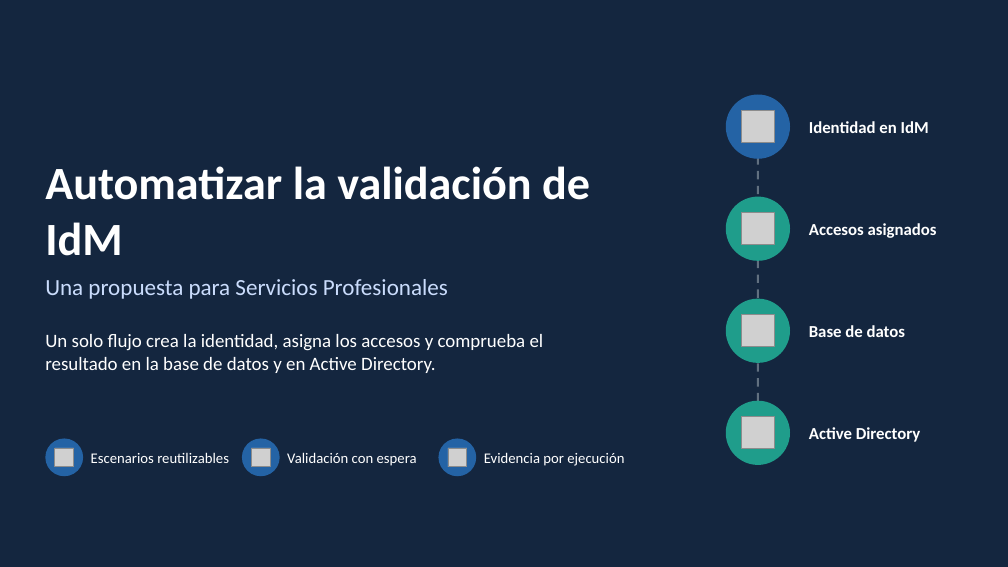
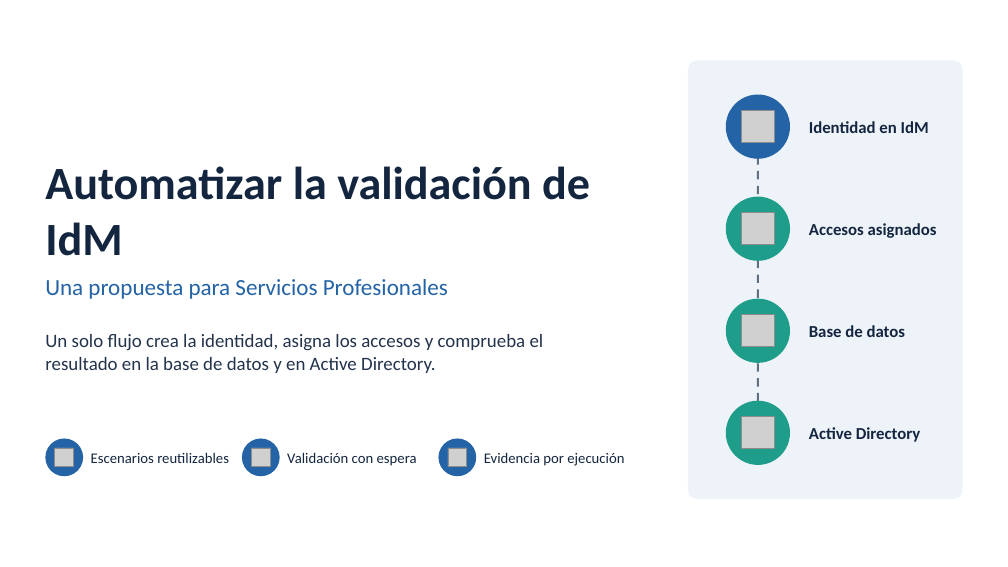
Before and after one commit to pepaooo/idm-test-framework, a slide deck: slide 1 of docs/presentations/propuesta-ejecutiva-idm-test-framework-v3.pptx. Drawn at 1008x567 pixels with LibreOffice and Linux fonts; fonts in the diff are those of the drawing; grey boxes stand for pictures. Boxes give left, top, right and bottom in pixels: in the first picture for what was removed or moved away, otherwise in the second. Text is boxed around its words. In the diff, an @@ line names an element or a change of style, - is before the commit and + after.

```diff
--- a/docs/presentations/propuesta-ejecutiva-idm-test-framework-v3.pptx
+++ b/docs/presentations/propuesta-ejecutiva-idm-test-framework-v3.pptx
@@ background #14263F to #FFFFFF @@
@@ rounded rectangle added at [688,60,963,499], fill #EEF3F9 @@
@@ text "Una propuesta para Servicios Profesionales" at [45,279,448,299]: text colour #CADCFC to #2463A5 @@
@@ text "Un solo flujo crea la ..." at [45,334,544,373]: text colour #FFFFFF to #22334B @@
@@ text colour #FFFFFF to #14263F in 8 elements at [45,166,590,256], [91,452,229,463], [287,452,417,466], [484,452,624,466], [809,121,929,133], [809,223,937,238], [809,325,905,337], [809,427,920,442] @@
```
Also in this commit, not shown: 1 other slide changed.
